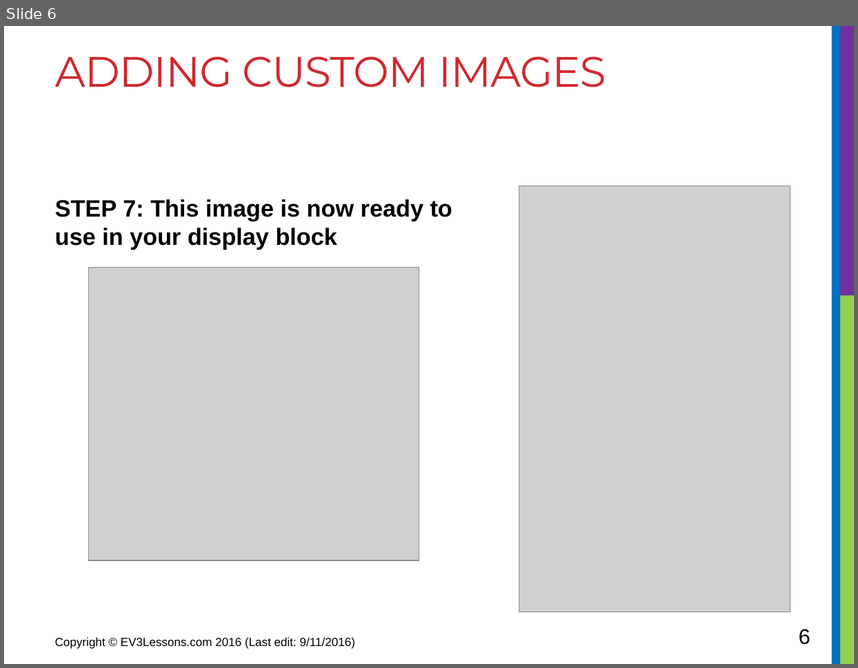
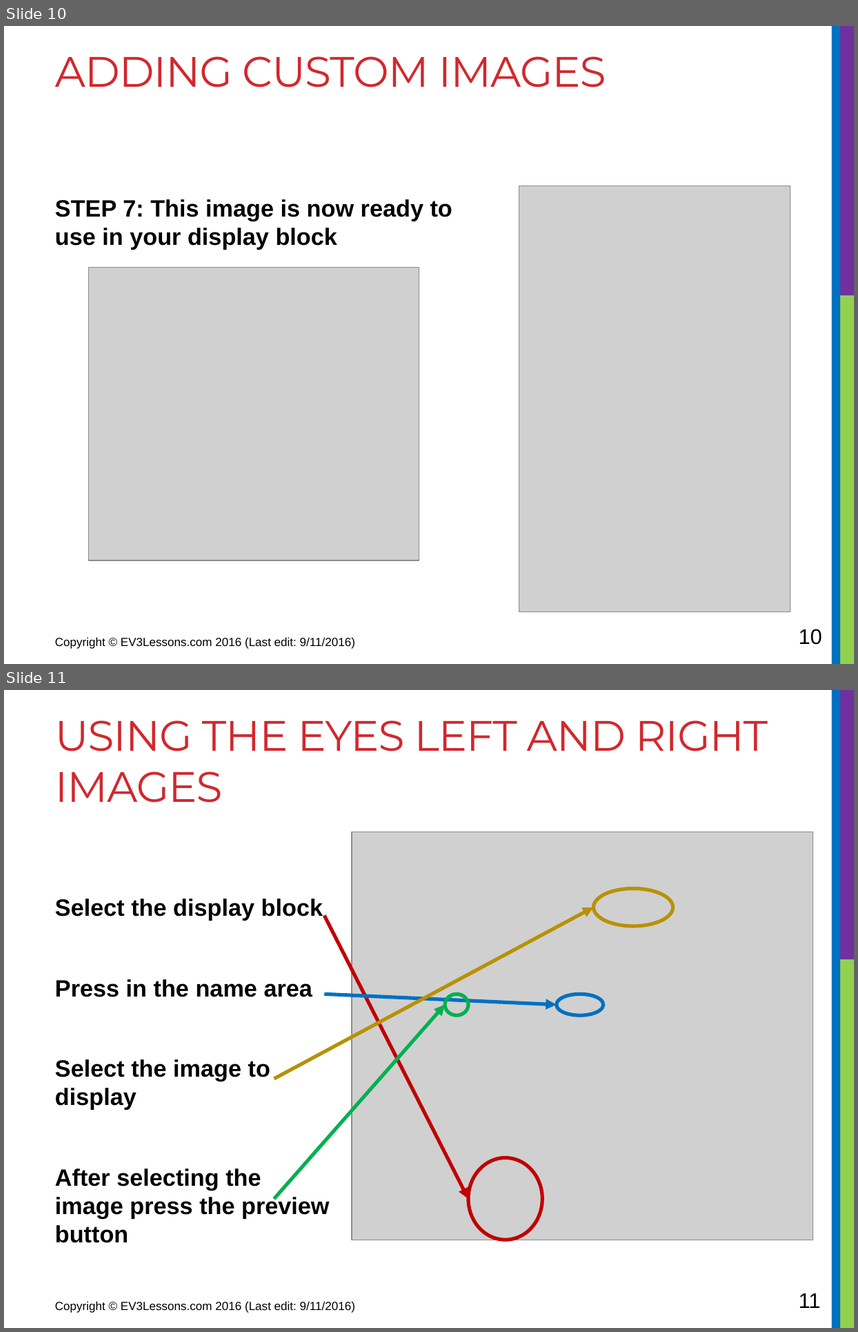
Before and after one commit to transfer99/transfer99.github.io, a slide deck: 15lego/CustomImagesSounds.pptx. Shown one above the other, each under a label of ours: slide 6 before the commit, slides 10 and 11 after it. The pictures are 858x668 and 858x1332 pixels, drawn with LibreOffice and Linux fonts; fonts in the diff are those of the drawing; grey boxes stand for pictures. Boxes give left, top, right and bottom in pixels: in the first picture for what was removed or moved away, otherwise in the second. Text is boxed around its words. In the diff, an @@ line names an element or a change of style, - is before the commit and + after.

Commit message:
complete NXT lesson 5
complete NXT lesson 5

```diff
--- a/15lego/CustomImagesSounds.pptx
+++ b/15lego/CustomImagesSounds.pptx
@@ slide 11 added at (4,690,854,1328), background #FFFFFF; not listed: 3 template elements that a slide beside it also shows @@
@@ title added at (55,720,768,802), 36 pt, text #D1282E @@
+USING THE EYES LEFT AND RIGHT IMAGES
@@ picture added at (352,832,813,1240) @@
@@ ellipse added at (594,888,674,925), outline #B89101 3 pt @@
@@ text added at (55,898,329,1243), 20 pt, text #000000, bold @@
+Select the display block
+Press in the name area
+Select the image to display
+After selecting the image press the preview button
@@ arrow added from (274, 1078) to (594, 907), #B89101 3 pt @@
@@ arrow added from (324, 915) to (468, 1199), #C00000 3 pt @@
@@ arrow added from (324, 994) to (557, 1005), #0070C0 3 pt @@
@@ ellipse added at (445,994,469,1015), outline #00B050 3 pt @@
@@ ellipse added at (557,994,604,1015), outline #0070C0 3 pt @@
@@ arrow added from (274, 1199) to (445, 1005), #00B050 3 pt @@
@@ ellipse added at (468,1158,542,1239), outline #C00000 3 pt @@
@@ text added at (55,1301,355,1312), 10 pt, text #000000 @@
+Copyright © EV3Lessons.com 2016 (Last edit: 9/11/2016)
@@ page number added at (799,1292,821,1308), 18 pt, text #000000 @@
+11
@@ what was slide 6 is now slide 10 @@
@@ page number at (799,628,822,644): text changed @@
-6
+10
```
Also in this commit, not shown: 4 other slides added, 9 other files.
